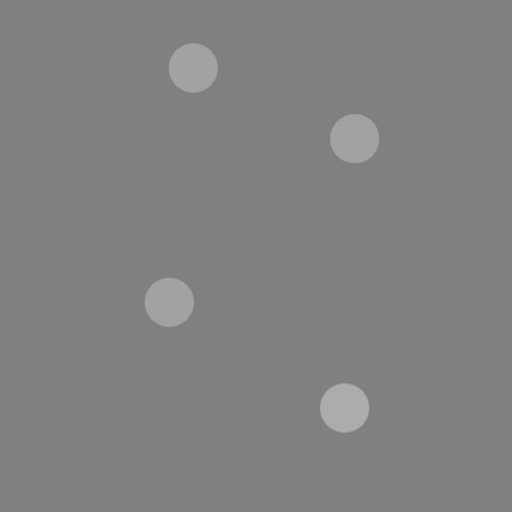
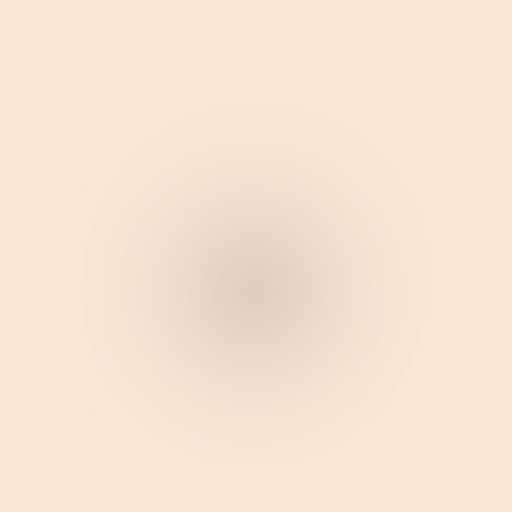
Comparing the layer stacks of the two 512×512 images. Changes:
added group "レイヤーグループ" with 11 layers above "灰背景" over [0, 0, 512, 512]
added layer "肌色フィルタ" (multiply) in group "レイヤーグループ" over [0, 0, 512, 512]
hid "フラット光沢_少量", moved it into group "レイヤーグループ" over [144, 43, 380, 433]
showed "照り返し", moved it into group "レイヤーグループ" over [46, 68, 464, 500]
